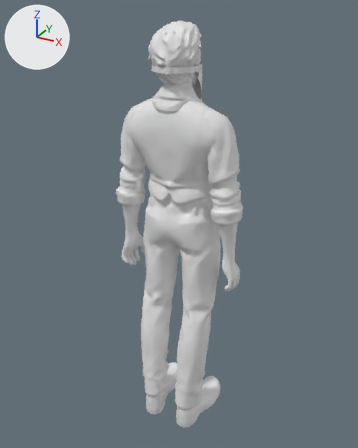
Renders of the glTF model assets/people/doctor_s2_talking.glb from each side of a commit.
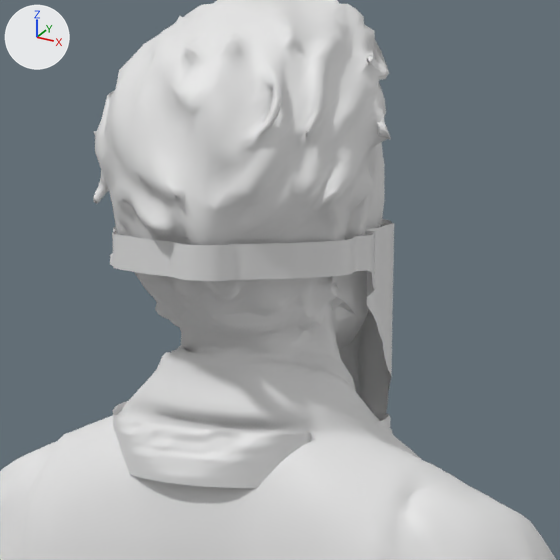
Each version appears first whole from a camera (50 mm lens) standing at (0.934, -1.686, 1.827) and looking at (-0.026, 0.059, 0.954), and next in a close-up on the part from 37% to 65% of the width and 5% to 28% of the height. Lighting does not change. The marker at upper left points along +X, +Y and +Z. The first two pictures are the older version. Vertices at exactly the same position are counted once.

The first close-up shows 'body_head', 'body_skin', 'cloth_bandana', 'cloth_bandana_mask'.
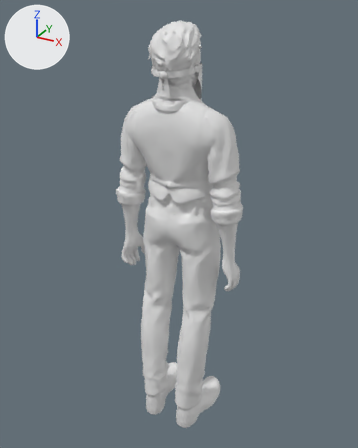
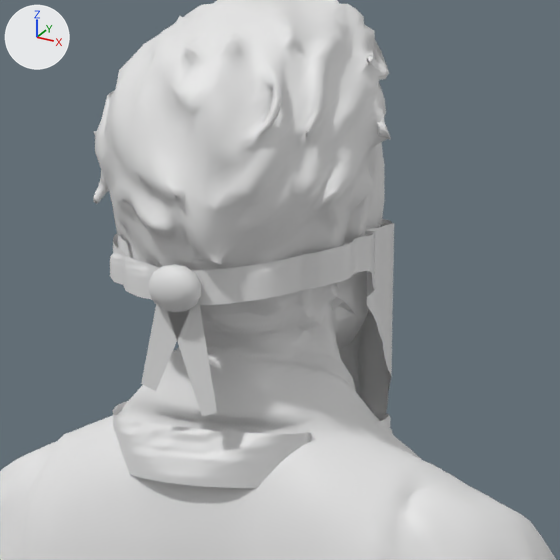
What differs and where, as boxes [x1, y1, x2, y2] in the close-ups (560 x 560 px; the box of a moved part takes in the faces that stretch with it):
'cloth_bandana_mask', reshaped: before [110, 219, 394, 414]; after [110, 219, 394, 417]
part 1 of me_cloth_bandana_mask, added: after [149, 264, 201, 312]
part 2 of me_cloth_bandana_mask, added: after [167, 300, 217, 417]
part 3 of me_cloth_bandana_mask, added: after [141, 305, 191, 391]
part 4 of me_cloth_bandana_mask, moved or reshaped: before [110, 226, 372, 281]; after [110, 234, 372, 305]

What the commit changed:
me_cloth_bandana_mask is used by ob_cloth_bandana_mask; location (0.0, 0.0, 0.0).
me_cloth_bandana_mask had 1536 vertices, 2880 faces and spanned x -0.089..0.087, y -0.107..0.134, z 1.438..1.629.
me_cloth_bandana_mask now has 1626 vertices, 3024 faces and spans x -0.088..0.087, y -0.108..0.134, z 1.438..1.629.
me_cloth_bandana_mask part 1: a new loose piece, a UV sphere (10 segments, 7 rings, poles along z) spanning x -0.025..0.014, y -0.108..-0.087, z 1.585..1.615.
me_cloth_bandana_mask part 2: a new loose piece of 14 vertices spanning x -0.016..0.023, y -0.093, z 1.519..1.597.
me_cloth_bandana_mask part 3: a new loose piece of 14 vertices spanning x -0.035..0.004, y -0.093, z 1.533..1.598.
me_cloth_bandana_mask part 4: 264 vertices moved from x -0.089..0.086, y -0.104..-0.009, z 1.607..1.628 to x -0.086..0.086, y -0.092..-0.009, z 1.596..1.628; 333 vertices removed from x -0.089..0.087, y -0.107..-0.005, z 1.607..1.629; 333 vertices added at x -0.088..0.087, y -0.092..-0.005, z 1.589..1.627.
